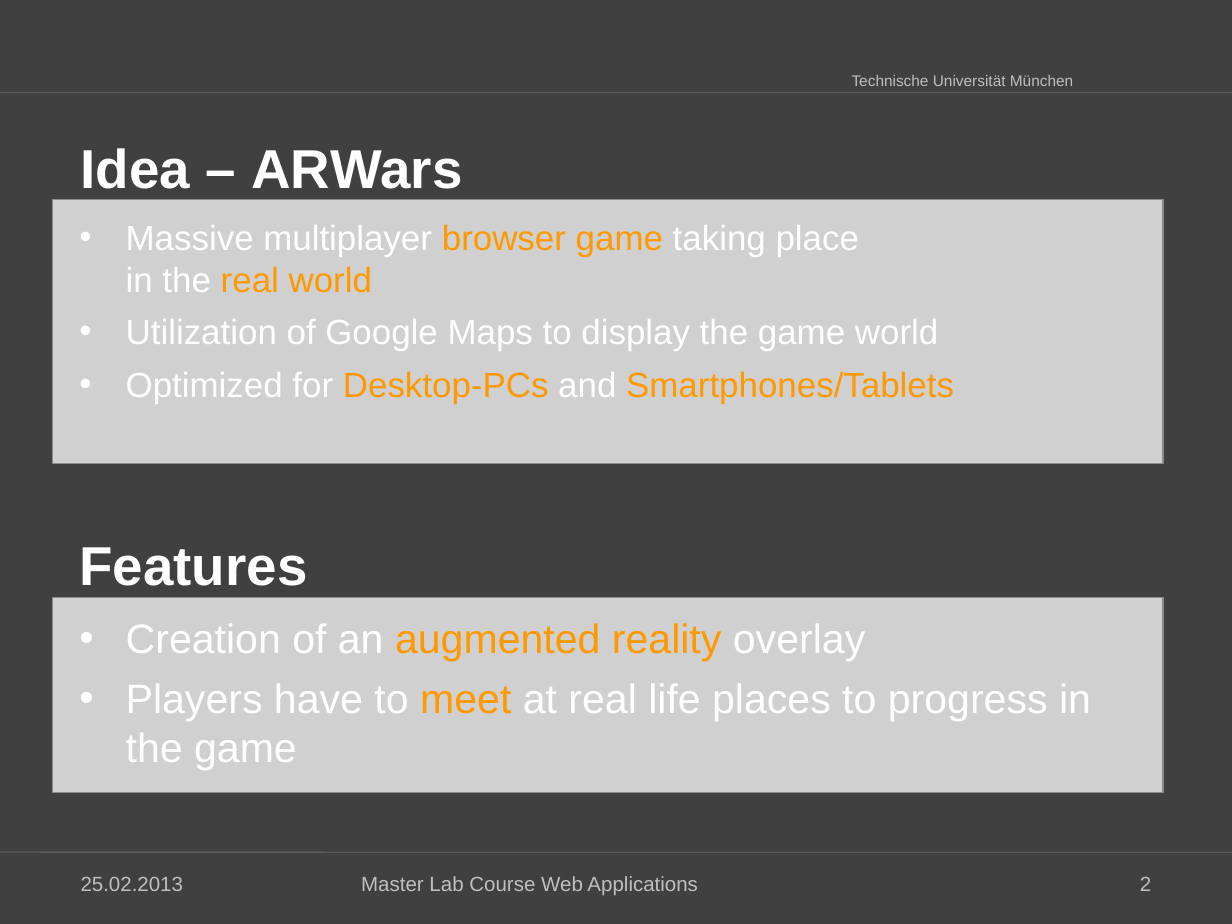
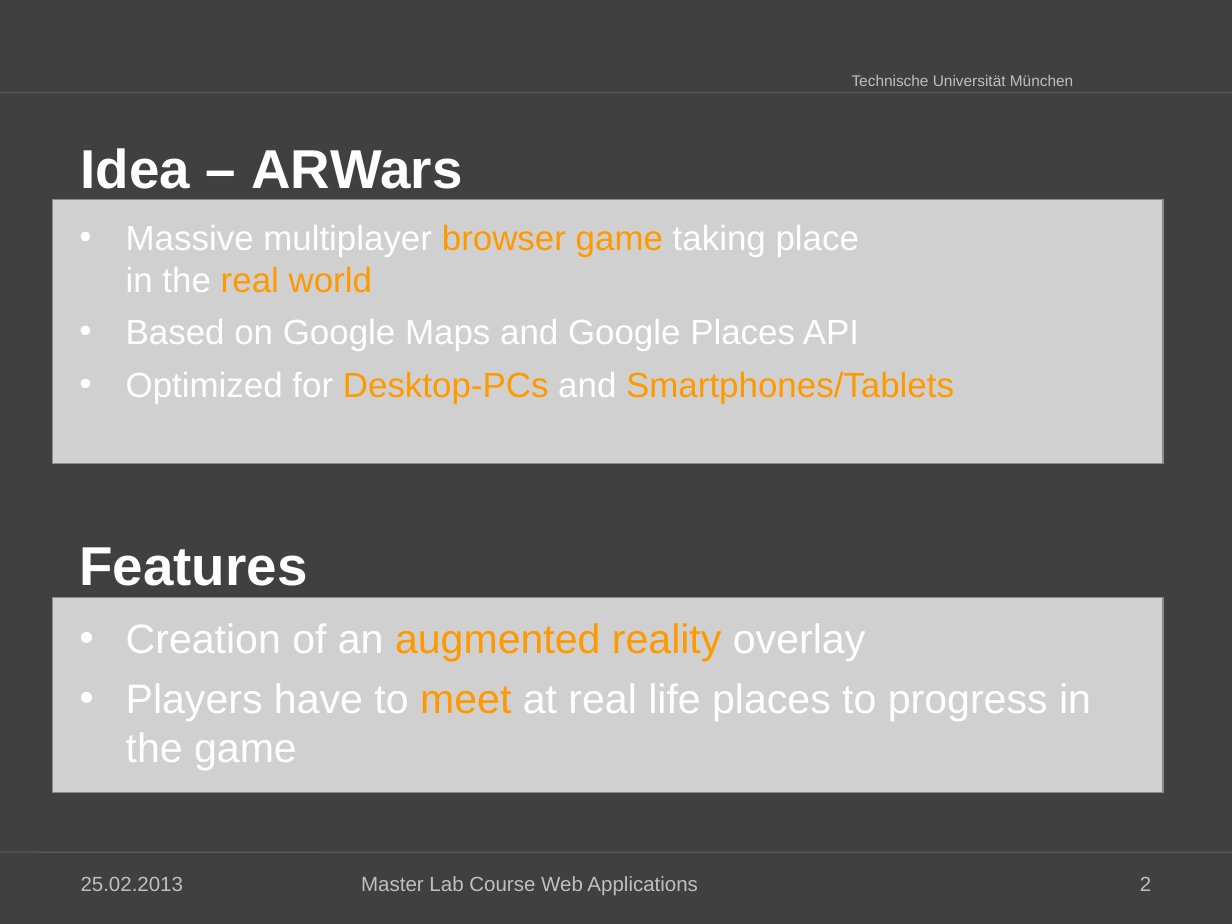
Before and after one commit to kneczaj/pi-puppids, a slide deck: slide 2 of docs/group4_Final_Presentation.ppt. Drawn at 1232x924 pixels with LibreOffice and Linux fonts; fonts in the diff are those of the drawing; grey boxes stand for pictures; background and template pictures are left out. Boxes give left, top, right and bottom in pixels: in the first picture for what was removed or moved away, otherwise in the second. Text is boxed around its words. In the diff, an @@ line names an element or a change of style, - is before the commit and + after.

```diff
--- a/docs/group4_Final_Presentation.ppt
+++ b/docs/group4_Final_Presentation.ppt
@@ text at box(126, 319, 859, 351): text changed @@
-• Utilization of Google Maps to display the game world
+• Based on Google Maps and Google Places API
```
Also in this commit, not shown: 5 other slides changed, 7 slides added, 2 other files.
